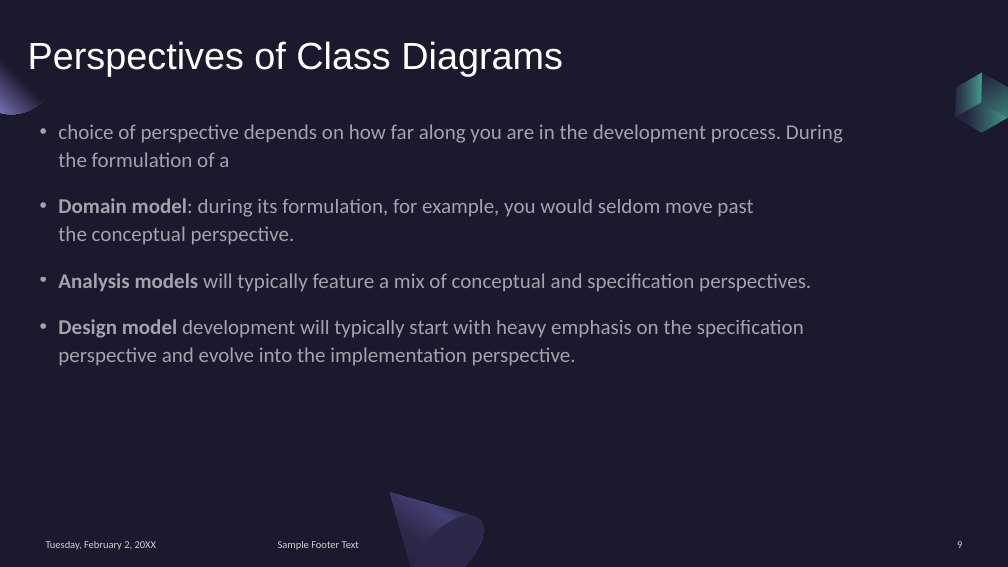
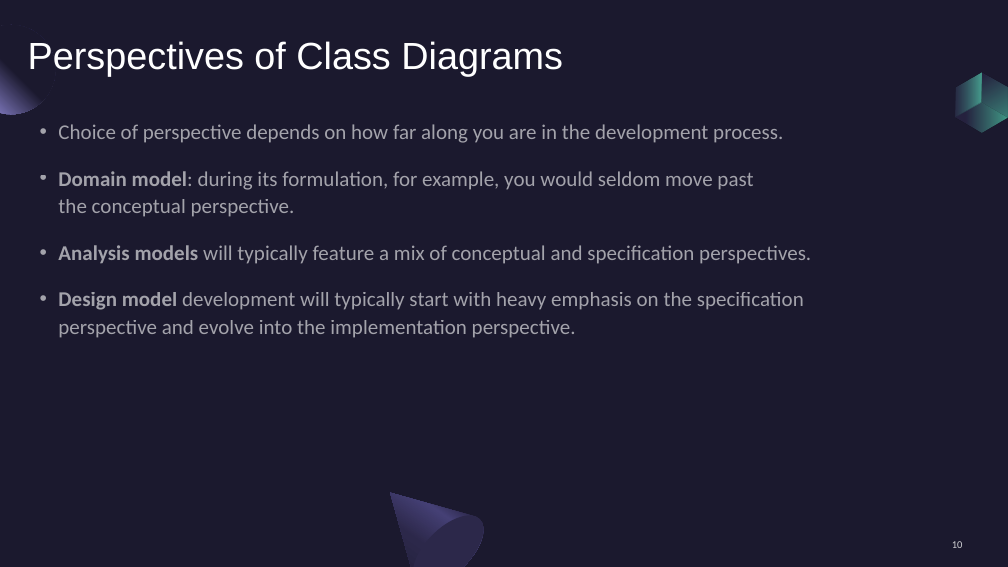
Before and after one commit to draidyn/ATMApplication, a slide deck: slide 10 of FinalPresentationClassDiagram.pptx (slide 9 before the commit). Drawn at 1008x567 pixels with LibreOffice and Linux fonts; fonts in the diff are those of the drawing; grey boxes stand for pictures. Boxes give left, top, right and bottom in pixels: in the first picture for what was removed or moved away, otherwise in the second. Text is boxed around its words. In the diff, an @@ line names an element or a change of style, - is before the commit and + after.

```diff
--- a/FinalPresentationClassDiagram.pptx
+++ b/FinalPresentationClassDiagram.pptx
@@ text at (x1=58, y1=124, x2=783, y2=143): text changed @@
-• choice of perspective depends on how far along you are in the development process. During the formulation of a
+• Choice of perspective depends on how far along you are in the development process.
@@ text removed at (x1=46, y1=541, x2=157, y2=550) @@
-Tuesday, February 2, 20XX
@@ text removed at (x1=278, y1=541, x2=359, y2=550) @@
-Sample Footer Text
@@ page number at (x1=952, y1=541, x2=963, y2=548): text changed @@
-9
+10
```
Also in this commit, not shown: 16 other slides changed, 7 slides added, 1 slide removed.
